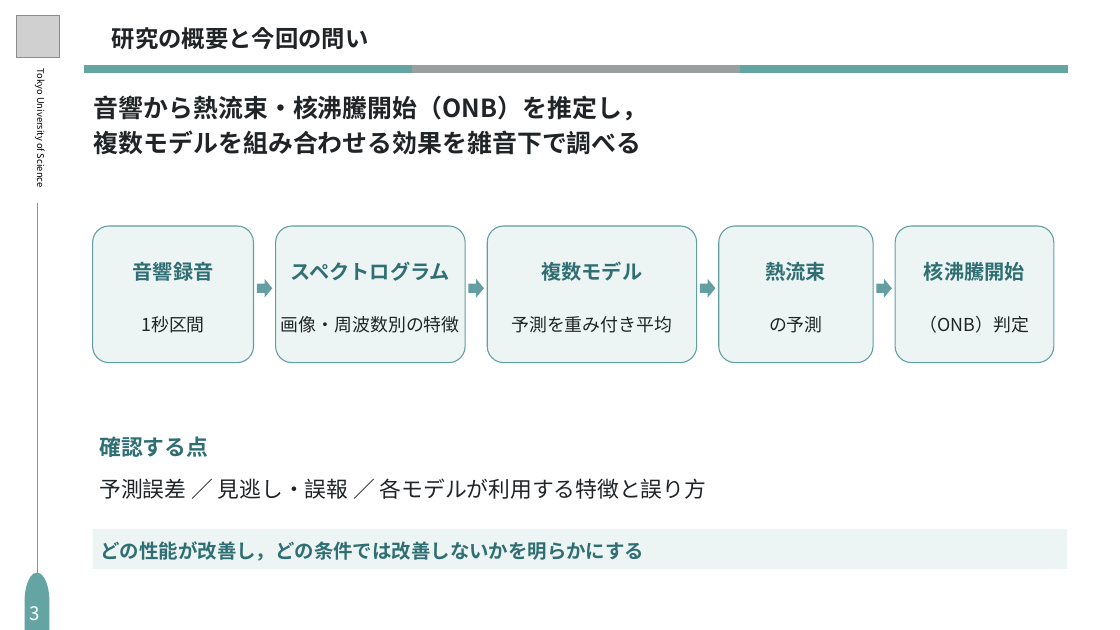
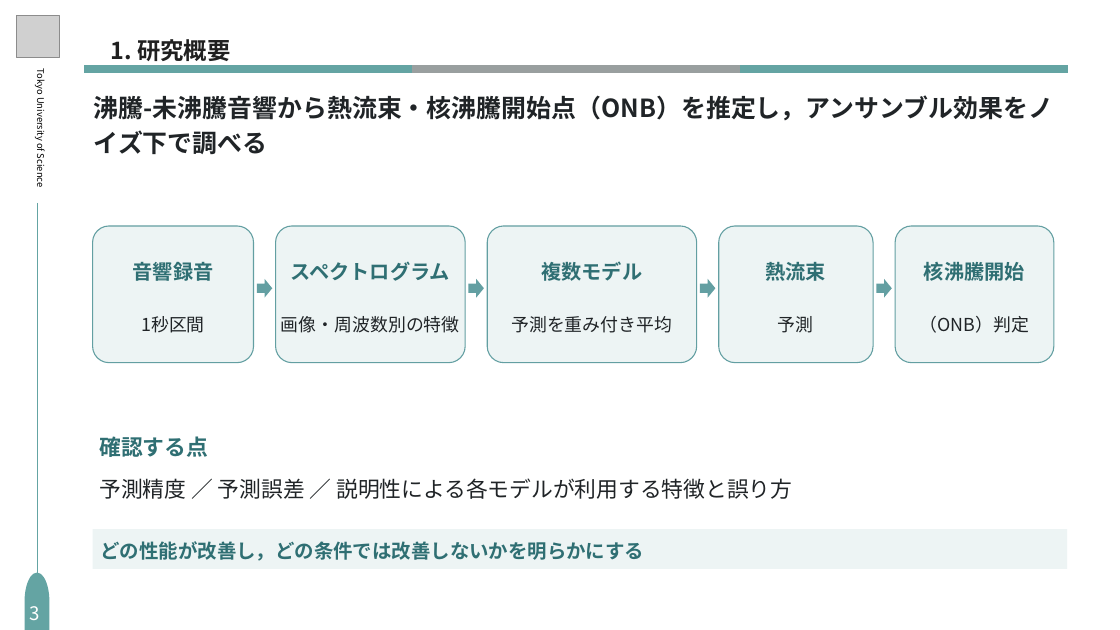
Before and after one commit to S-Riku-tus/university_research, a slide deck: slide 4 of 研究進捗報告/2026/1016（研究進捗報告）/研究進捗_1016_編集用_修正版.pptx (slide 3 before the commit). Drawn at 1120x630 pixels with LibreOffice and Linux fonts; fonts in the diff are those of the drawing; grey boxes stand for pictures. Boxes give left, top, right and bottom in pixels: in the first picture for what was removed or moved away, otherwise in the second. Text is boxed around its words. In the diff, an @@ line names an element or a change of style, - is before the commit and + after.

```diff
--- a/研究進捗報告/2026/1016（研究進捗報告）/研究進捗_1016_編集用_修正版.pptx
+++ b/研究進捗報告/2026/1016（研究進捗報告）/研究進捗_1016_編集用_修正版.pptx
@@ text at (x1=111, y1=39, x2=230, y2=66): text changed; text colour #202427 to #202020 @@
-研究の概要と今回の問い
+1. 研究概要
@@ text at (x1=94, y1=95, x2=1053, y2=154): text changed @@
-音響から熱流束・核沸騰開始（ONB）を推定し，
-複数モデルを組み合わせる効果を雑音下で調べる
+沸騰-未沸騰音響から熱流束・核沸騰開始点（ONB）を推定し，アンサンブル効果をノイズ下で調べる
@@ text at (x1=778, y1=316, x2=814, y2=333): text changed @@
-の予測
+予測
@@ text at (x1=99, y1=478, x2=792, y2=499): text changed @@
-予測誤差 ／ 見逃し・誤報 ／ 各モデルが利用する特徴と誤り方
+予測精度 ／ 予測誤差 ／ 説明性による各モデルが利用する特徴と誤り方
```
Also in this commit, not shown: 9 other slides changed, 4 slides added.
